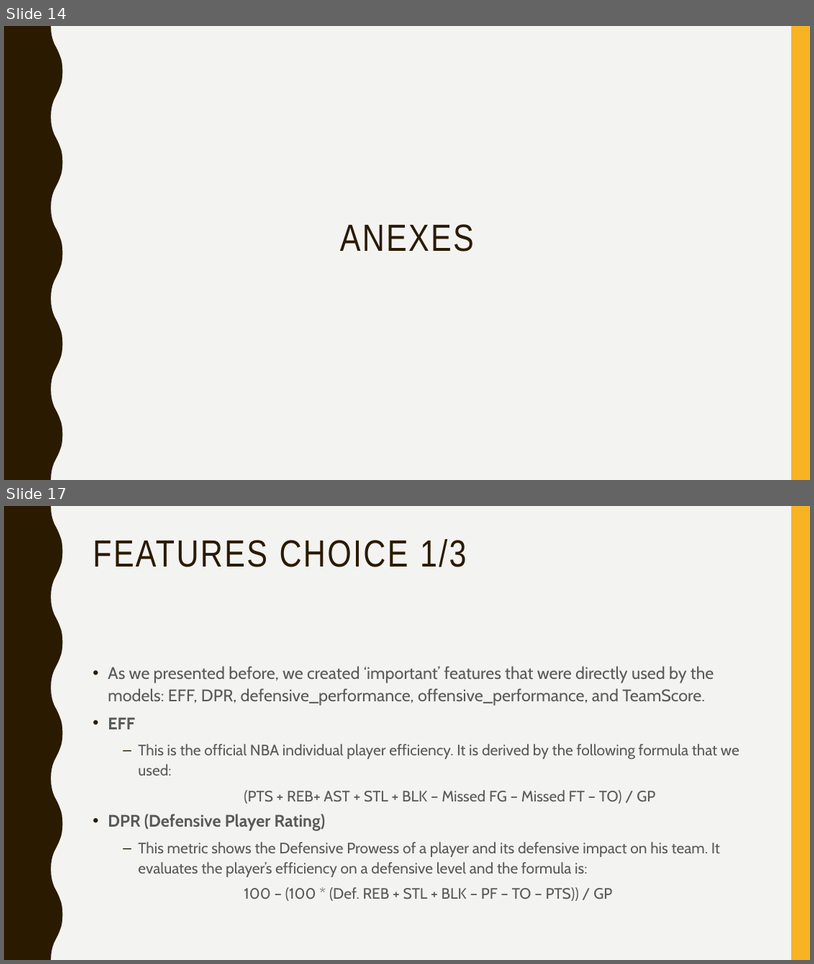
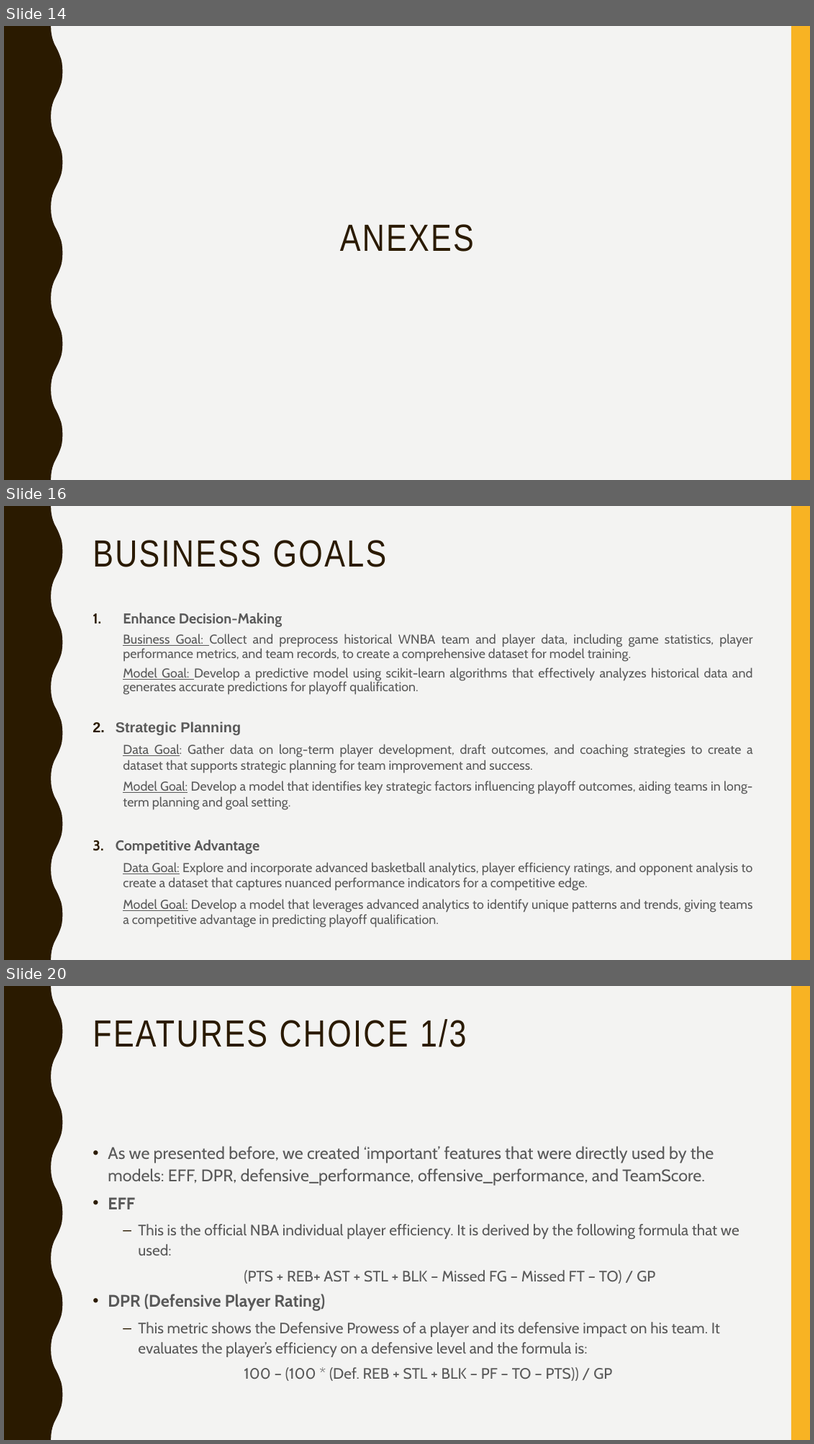
Before and after one commit to afs202005277/AC, a slide deck: ppt projeto.pptx. Shown one above the other, each under a label of ours: slides 14 and 17 before the commit, slides 14, 16 and 20 after it; the slides between them are not shown. The pictures are 814x964 and 814x1444 pixels, drawn with LibreOffice and Linux fonts; fonts in the diff are those of the drawing. Boxes give left, top, right and bottom in pixels: in the first picture for what was removed or moved away, otherwise in the second. Text is boxed around its words. In the diff, an @@ line names an element or a change of style, - is before the commit and + after.

```diff
--- a/ppt projeto.pptx
+++ b/ppt projeto.pptx
@@ slide 16 added at <box>4,506,810,960</box>, background #F3F3F2; not listed: 2 template elements that a slide beside it also shows @@
@@ title added at <box>93,540,387,567</box>, 45 pt, text #2A1A00 @@
+BUSINESS GOALS
@@ text added at <box>116,613,754,927</box>, 15.3 pt, text #595959 @@
+1. Enhance Decision-Making
+  Business Goal: Collect and preprocess historical WNBA team and player data, including game statistics, player performance metrics, and team records, to create a comprehensive dataset for model training.
+  Model Goal: Develop a predictive model using scikit-learn algorithms that effectively analyzes historical data and generates accurate predictions for playoff qualification.
+2. Strategic Planning
+  Data Goal: Gather data on long-term player development, draft outcomes, and coaching strategies to create a dataset that supports strategic planning for team improvement and success.
+  Model Goal: Develop a model that identifies key strategic factors influencing playoff outcomes, aiding teams in long-term planning and goal setting.
+3. Competitive Advantage
+  Data Goal: Explore and incorporate advanced basketball analytics, player efficiency ratings, and opponent analysis to create a dataset that captures nuanced performance indicators for a competitive edge.
+  Model Goal: Develop a model that leverages advanced analytics to identify unique patterns and trends, giving teams a competitive advantage in predicting playoff qualification.
@@ what was slide 17 is now slide 20 @@
```
Also in this commit, not shown: 3 slides changed, 2 other slides added.
